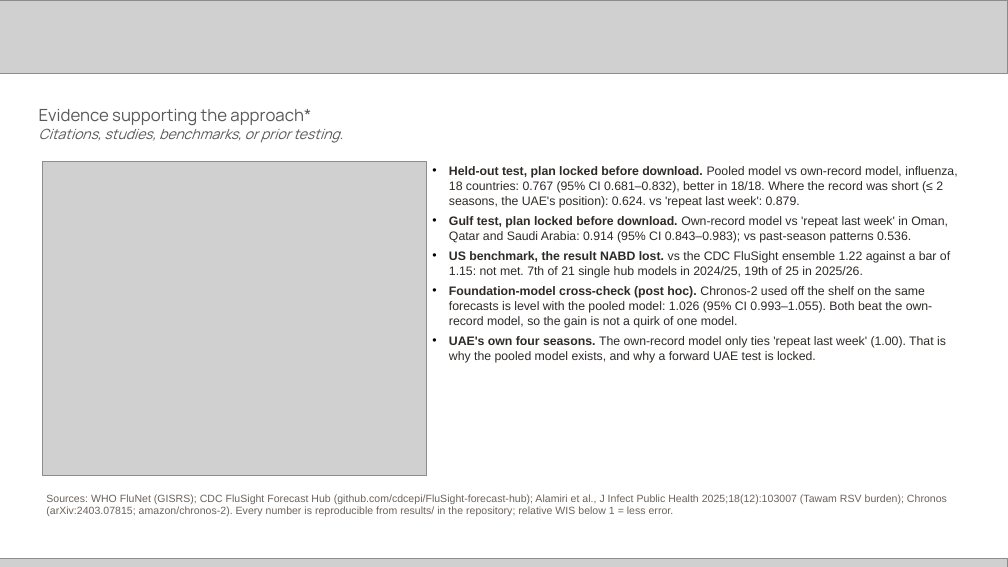
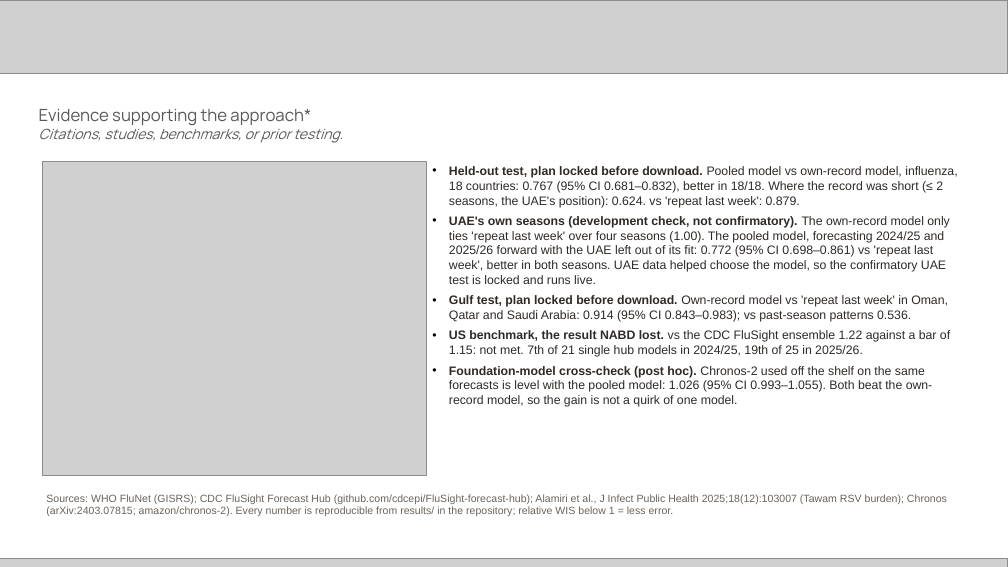
Before and after one commit to Ammad1H/NABD, a slide deck: slide 7 of pitch/submission/NABD-submission-deck.pptx. Drawn at 1008x567 pixels with LibreOffice and Linux fonts; fonts in the diff are those of the drawing; grey boxes stand for pictures. Boxes give left, top, right and bottom in pixels: in the first picture for what was removed or moved away, otherwise in the second. Text is boxed around its words. In the diff, an @@ line names an element or a change of style, - is before the commit and + after.

```diff
--- a/pitch/submission/NABD-submission-deck.pptx
+++ b/pitch/submission/NABD-submission-deck.pptx
@@ text at (449, 216, 949, 284): paragraph added @@
+• UAE's own seasons (development check, not confirmatory). The own-record model only ties 'repeat last week' over four seasons (1.00). The pooled model, forecasting 2024/25 and 2025/26 forward with the UAE left out of its fit: 0.772 (95% CI 0.698–0.861) vs 'repeat last week', better in both seasons. UAE data helped choose the model, so the confirmatory UAE test is locked and runs live.
@@ text at (449, 336, 946, 363): paragraph removed @@
-• UAE's own four seasons. The own-record model only ties 'repeat last week' (1.00). That is why the pooled model exists, and why a forward UAE test is locked.
```
Also in this commit, not shown: 2 other slides changed, 47 other files.
